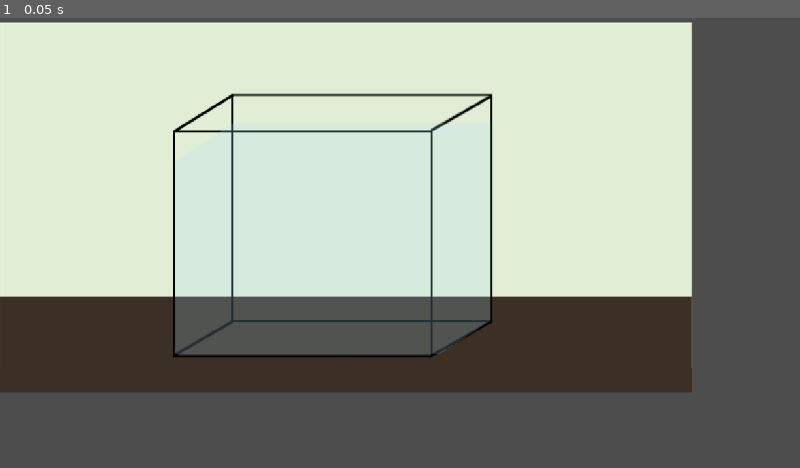
Above: before the commit, frame 1.
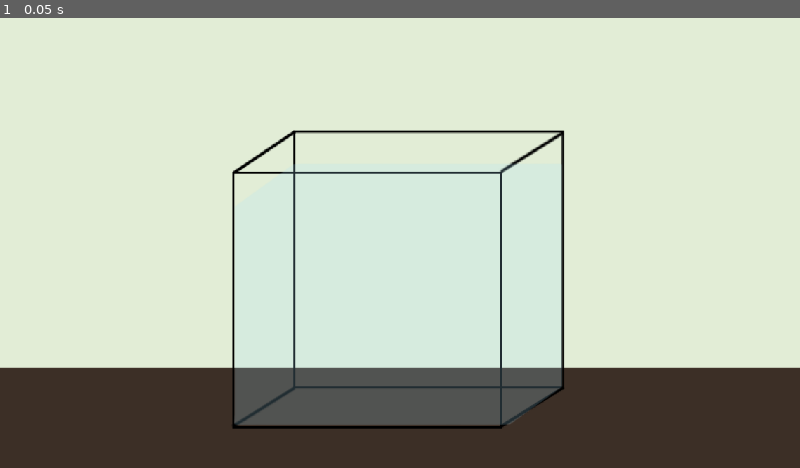
Above: after the commit, the same moment.

Repository: jac192133/Ecobana
Game: Godot game, scene res://scenes/RoomScene.tscn
Two runs of this game, one before a commit and one after it. Both use one fixed random seed, a clock stepped at 60 frames per second and the inputs below.
Inputs:
- Up to frame 1 (0.05 s): no input

The runs differ from the first frame. In frame 1, 44% of the frame differs, in the area x 0-100%, y 0-100%.

Commit message:
fixed framing

Diff:
--- a/godotecobana/project.godot
+++ b/godotecobana/project.godot
@@ -19,6 +19,7 @@
 
 window/size/viewport_width=1280
 window/size/viewport_height=720
+window/stretch/mode="viewport"
 
 [rendering]
 
--- a/godotecobana/scenes/RoomScene.tscn
+++ b/godotecobana/scenes/RoomScene.tscn
@@ -17,15 +17,18 @@
 position = Vector2(574, 268)
 
 [node name="Wall" type="Sprite2D" parent="."]
+position = Vector2(95, -4)
+scale = Vector2(1.19219, 1.06667)
 texture = ExtResource("1_fvtvw")
 
 [node name="Table" type="Sprite2D" parent="."]
-position = Vector2(0, 250)
+position = Vector2(84, 368.5)
+scale = Vector2(1.22656, 1.065)
 texture = ExtResource("3_73a6n")
 
 [node name="Tank" type="Sprite2D" parent="."]
-position = Vector2(-16, 102)
-scale = Vector2(1.50509, 1.4285)
+position = Vector2(90, 193)
+scale = Vector2(1.56255, 1.61625)
 texture = ExtResource("4_vtdbg")
 
 [node name="Water" type="Sprite2D" parent="Tank"]
